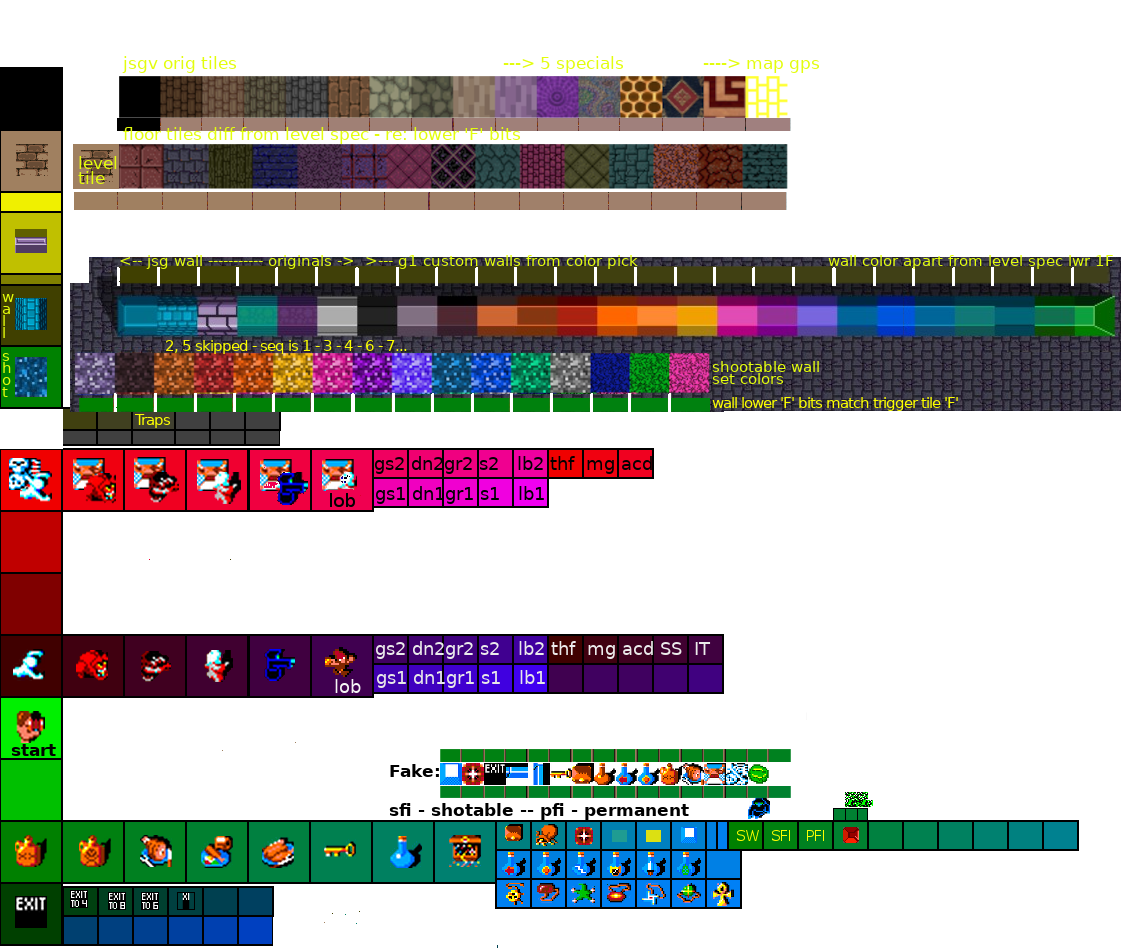
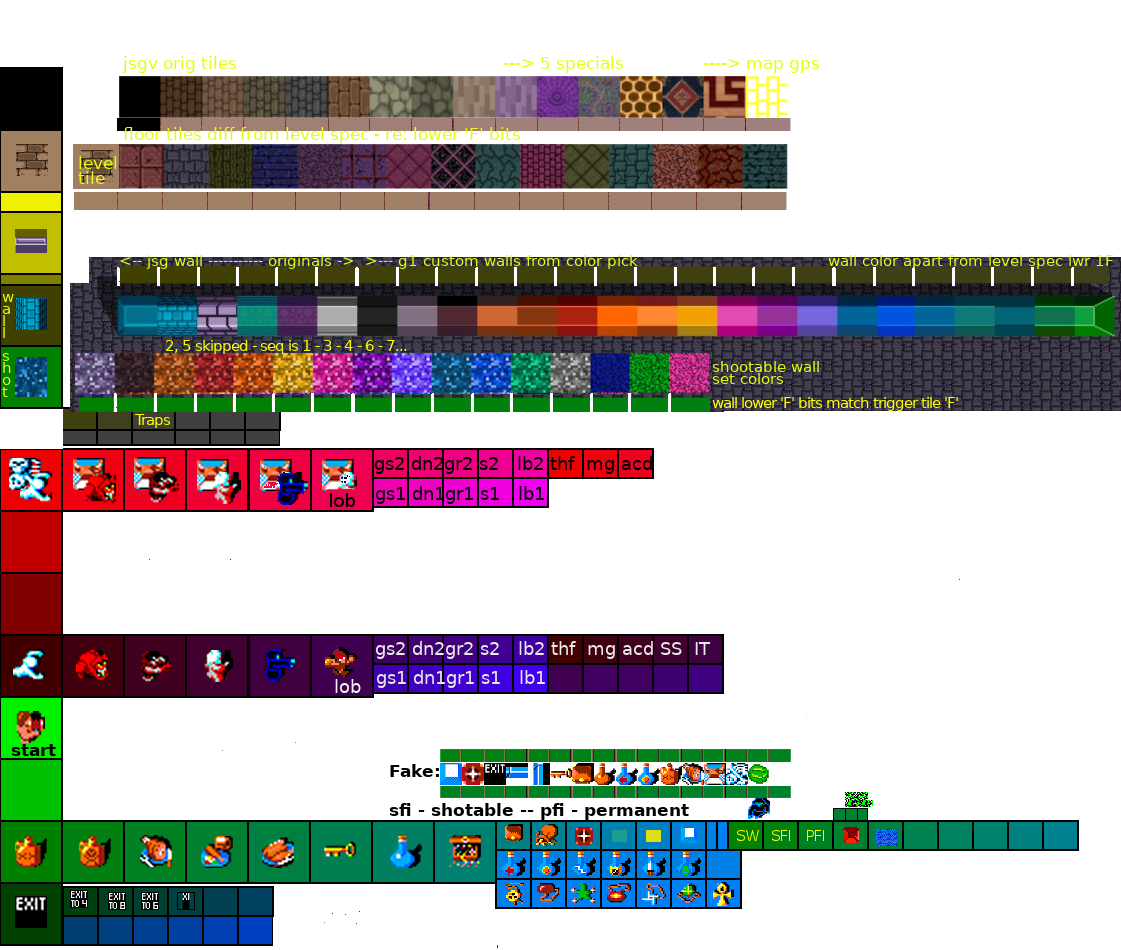
Revision of a layered (1121, 950) image; what changed, layer by layer:
painted on "Pasted Layer #1" over (876, 579, 960, 846)
